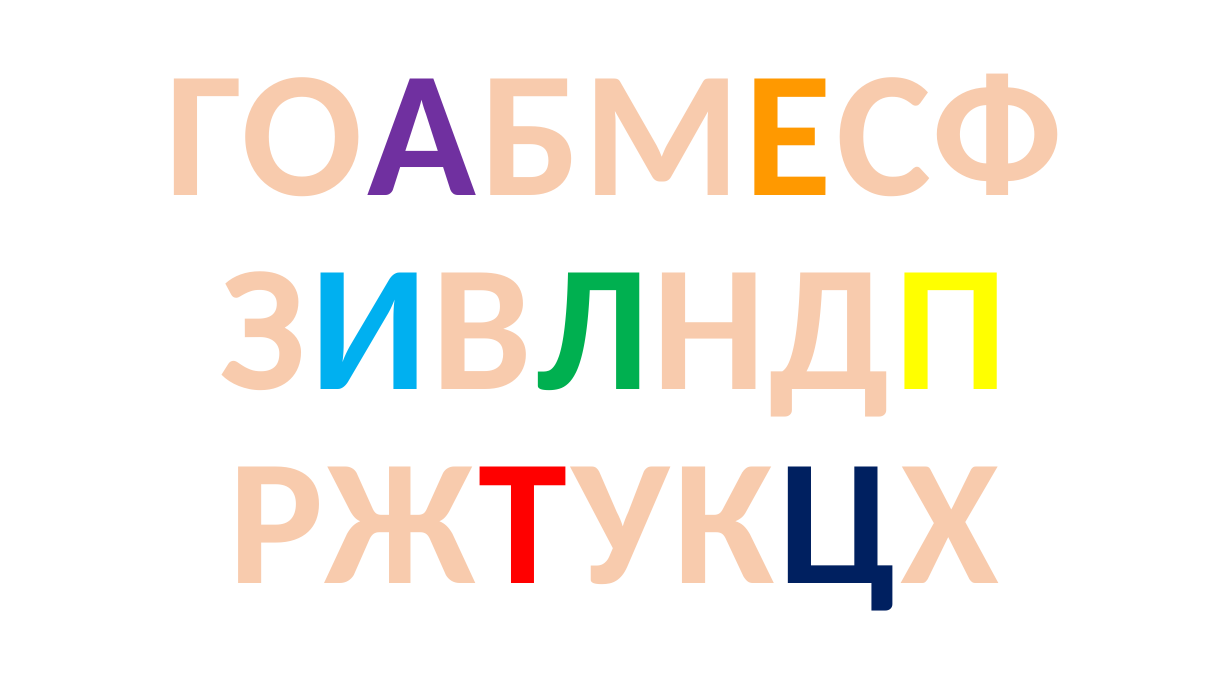
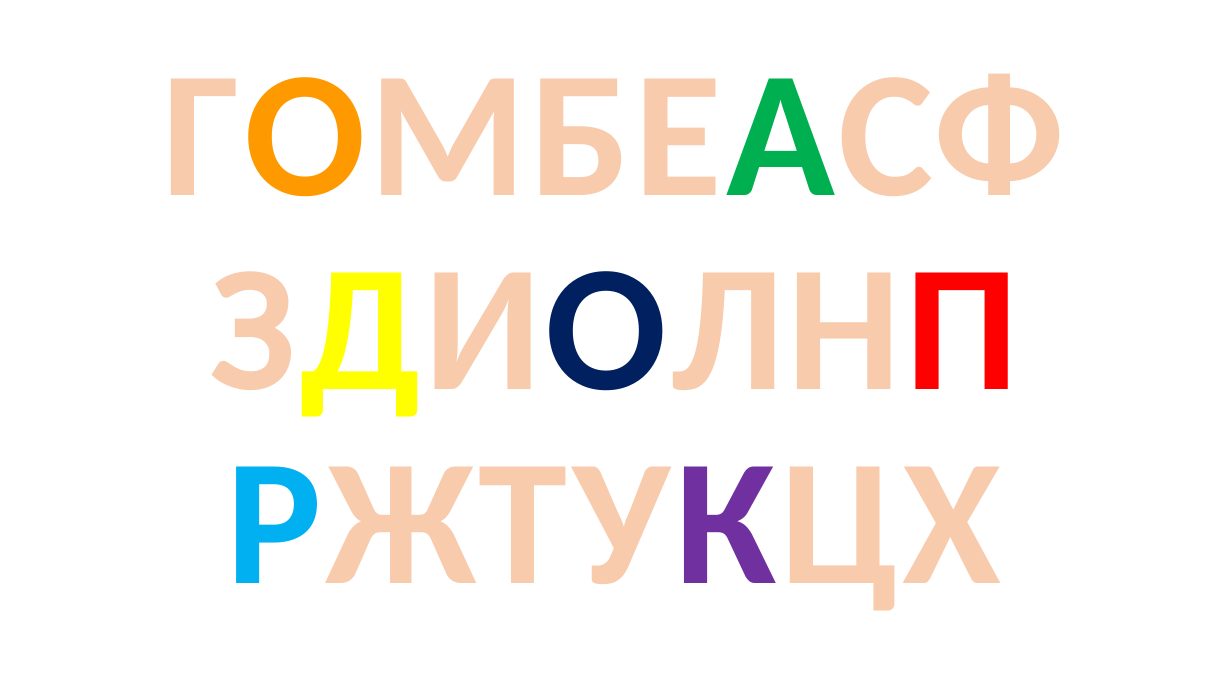
Before and after one commit to vvaassiihhaa/masha, a slide deck: slide 5 of КВЕСТ/Kvest 0504.pptx (slide 11 before the commit). Drawn at 1232x693 pixels with LibreOffice and Linux fonts; fonts in the diff are those of the drawing. Boxes give left, top, right and bottom in pixels: in the first picture for what was removed or moved away, otherwise in the second. Text is boxed around its words. In the diff, an @@ line names an element or a change of style, - is before the commit and + after.

```diff
--- a/КВЕСТ/Kvest 0504.pptx
+++ b/КВЕСТ/Kvest 0504.pptx
@@ title at bbox=[163, 74, 1065, 611]: text changed @@
-ГОАБМЕСФ
-ЗИВЛНДП
-РЖТУКЦХ
+ГОМБЕАСФ
+ЗДИОЛНП
+РЖТУКЦХ
```
Also in this commit, not shown: 6 other slides changed, 1 slide added, 2 other files.
